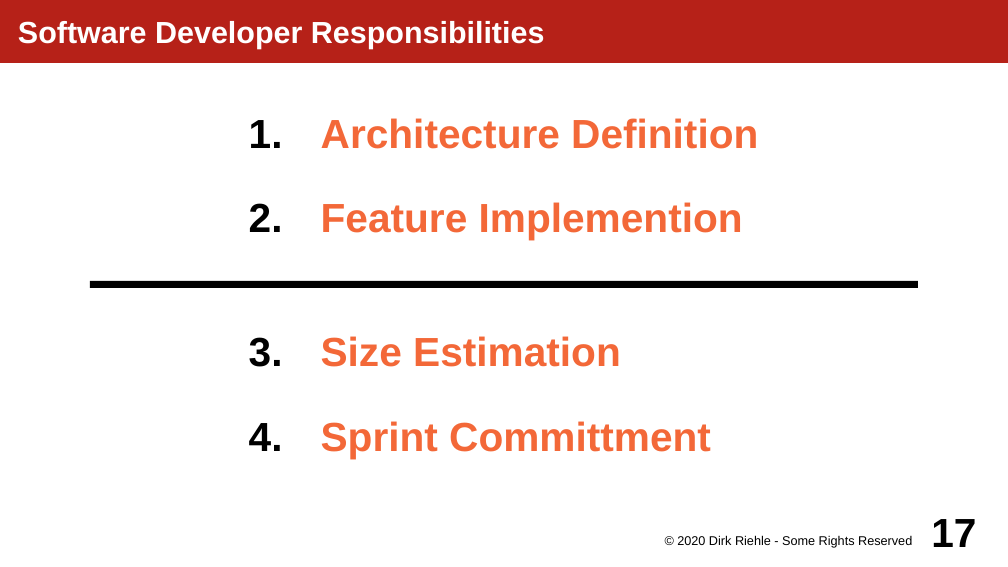
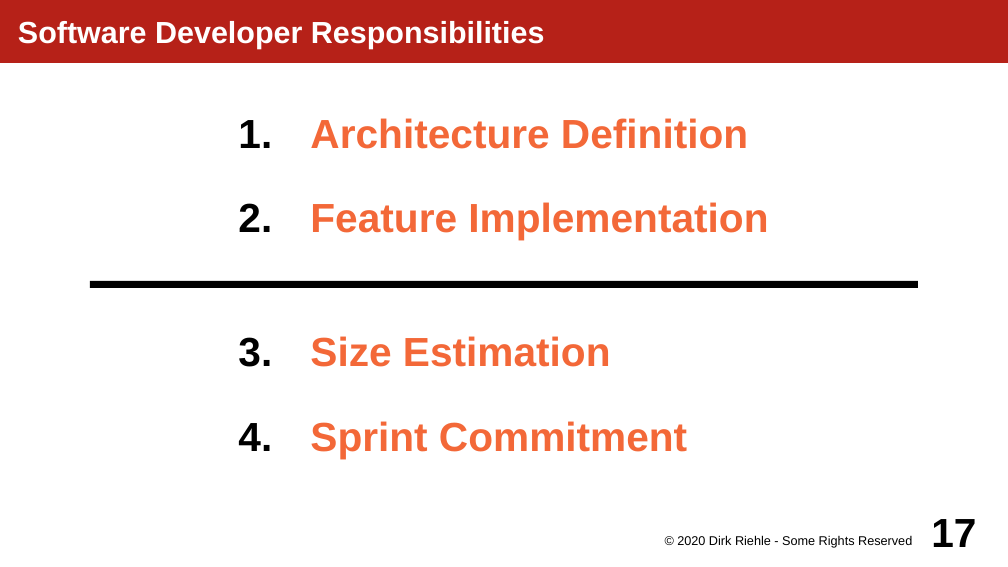
Before and after one commit to dirkriehle/amos-course, a slide deck: slide 17 of Lecture slides/AMOS C03 - Scrum Overview.odp. Drawn at 1008x567 pixels with LibreOffice and Linux fonts; fonts in the diff are those of the drawing. Boxes give left, top, right and bottom in pixels: in the first picture for what was removed or moved away, otherwise in the second. Text is boxed around its words. In the diff, an @@ line names an element or a change of style, - is before the commit and + after.

```diff
--- a/Lecture slides/AMOS C03 - Scrum Overview.odp
+++ b/Lecture slides/AMOS C03 - Scrum Overview.odp
@@ subtitle at (310,202,768,240): text changed @@
-2. Feature Implemention
+2. Feature Implementation
@@ subtitle at (310,421,687,458): text changed @@
-4. Sprint Committment
+4. Sprint Commitment
```
Also in this commit, not shown: 1 other slide changed, 1 other file.
